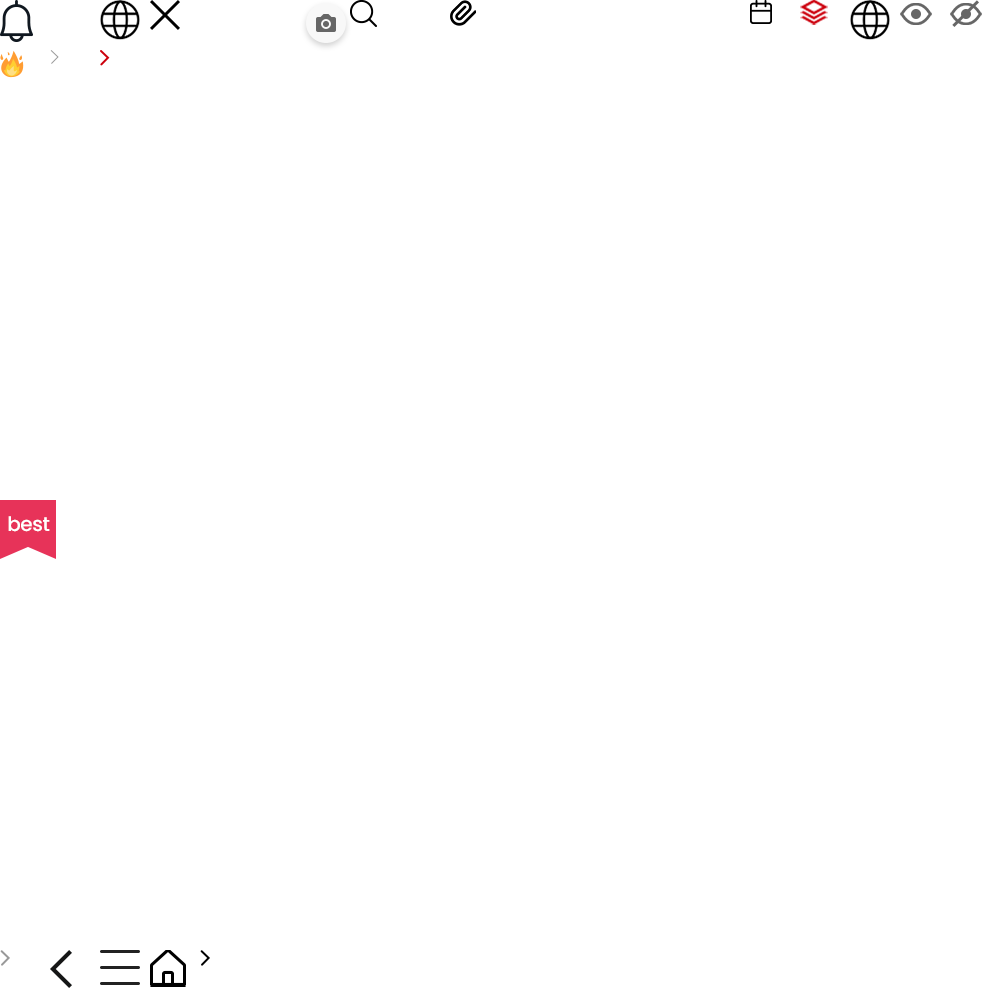
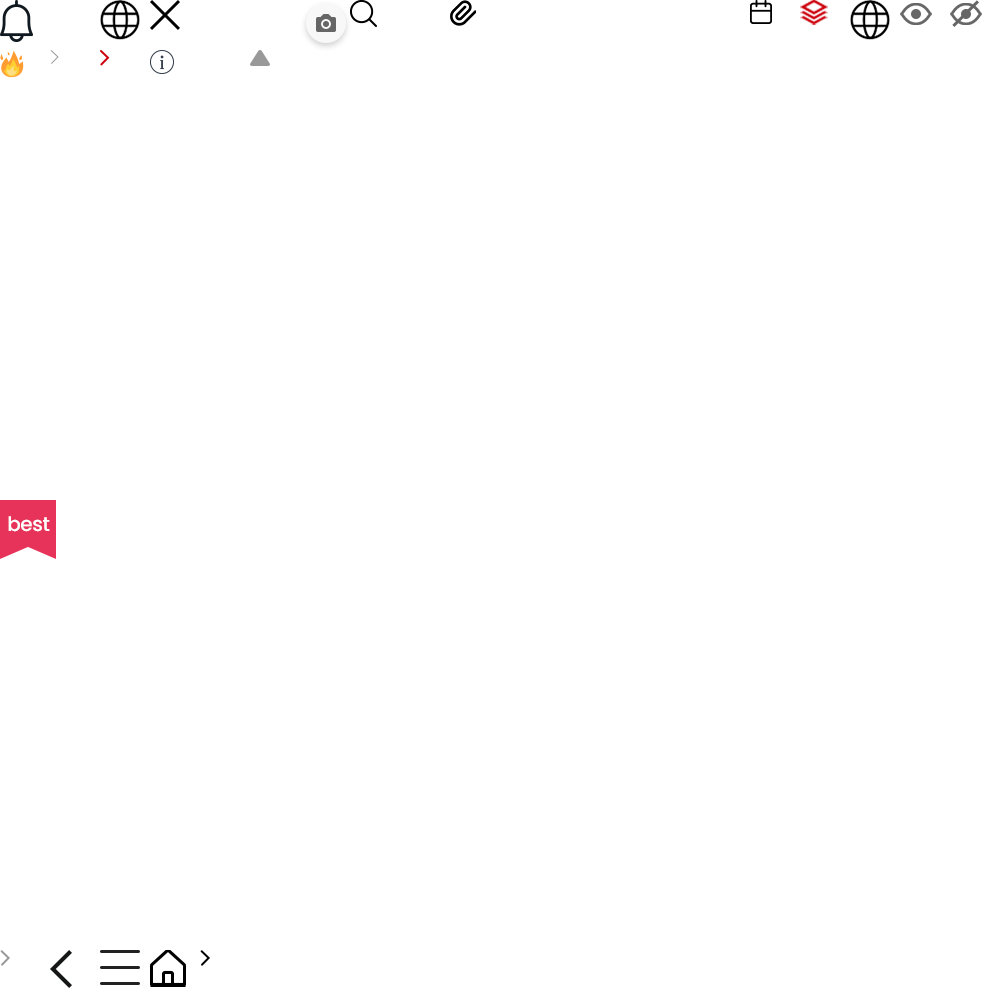
Two versions of the same layered image (1000x1000). Layer-by-layer changes:
added layer "레이어 20 복사" in group "그룹 2" over (250, 50, 270, 66)
added layer "레이어 21" in group "그룹 2" over (150, 50, 174, 74)
